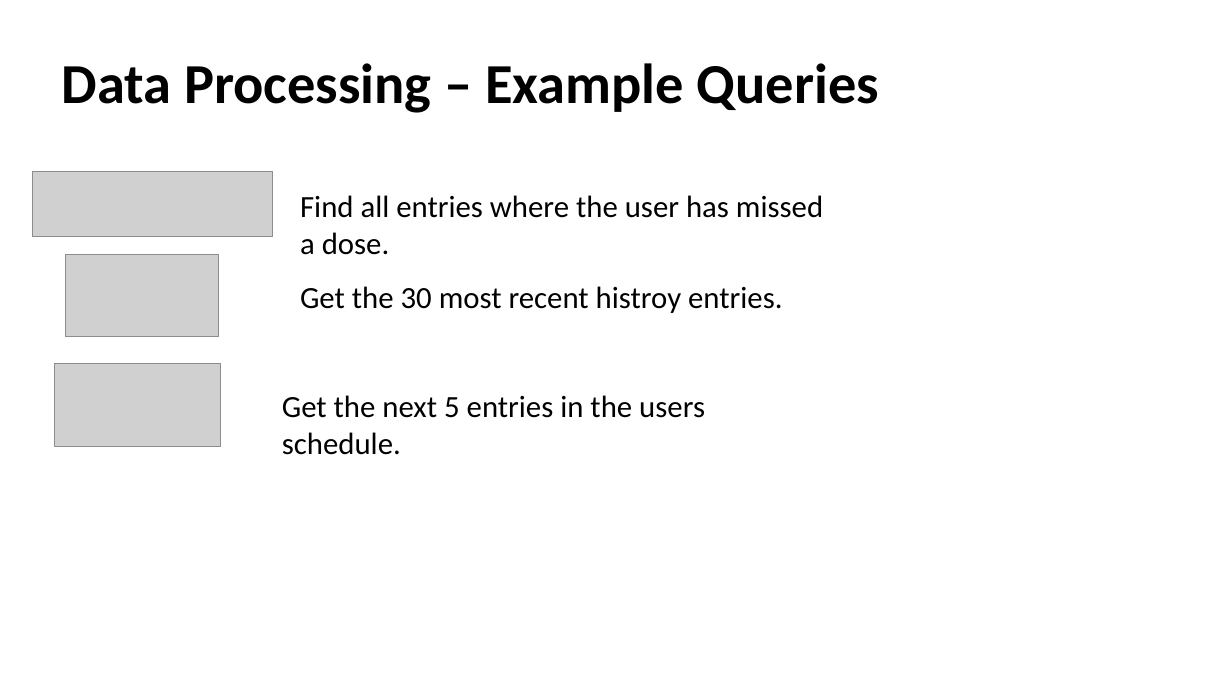
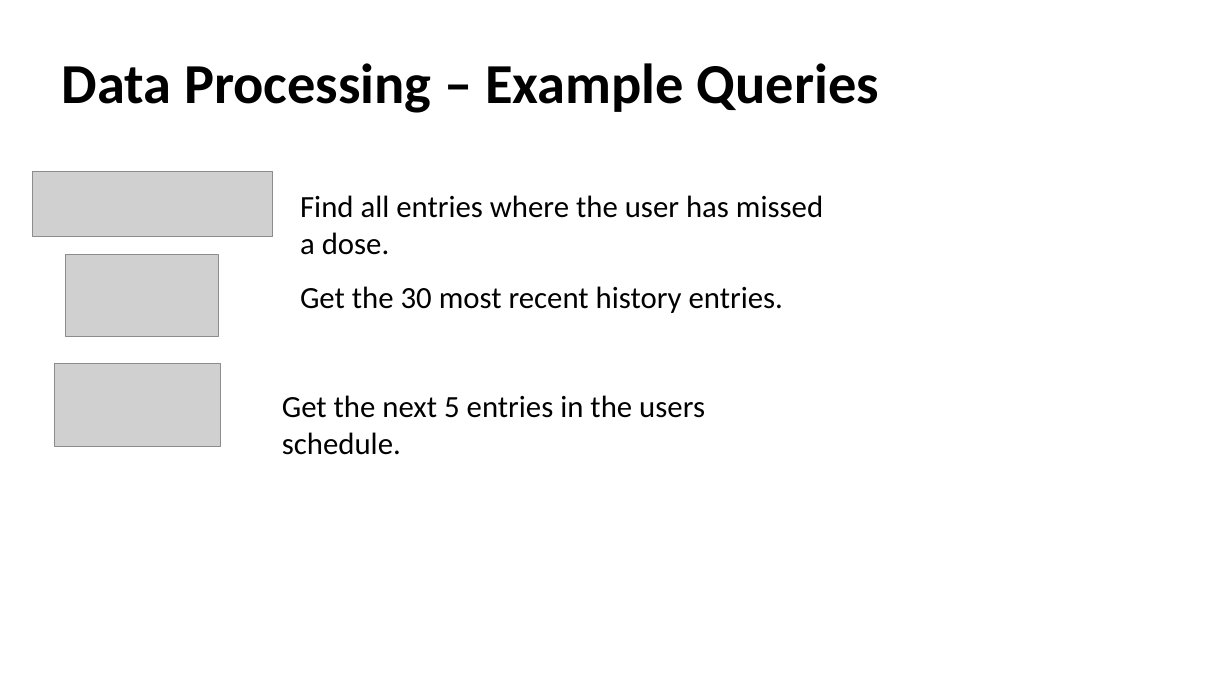
Before and after one commit to cianashby1337/IOT_CA1_Documentation, a slide deck: slide 21 of Screencast_PowerPoint.pptx. Drawn at 1232x693 pixels with LibreOffice and Linux fonts; fonts in the diff are those of the drawing; grey boxes stand for pictures. Boxes give left, top, right and bottom in pixels: in the first picture for what was removed or moved away, otherwise in the second. Text is boxed around its words. In the diff, an @@ line names an element or a change of style, - is before the commit and + after.

Commit message:
Corrected spelling mistakes

```diff
--- a/Screencast_PowerPoint.pptx
+++ b/Screencast_PowerPoint.pptx
@@ text at (300, 286, 783, 313): text changed @@
-Get the 30 most recent histroy entries.
+Get the 30 most recent history entries.
```
Also in this commit, not shown: 2 other slides changed.
